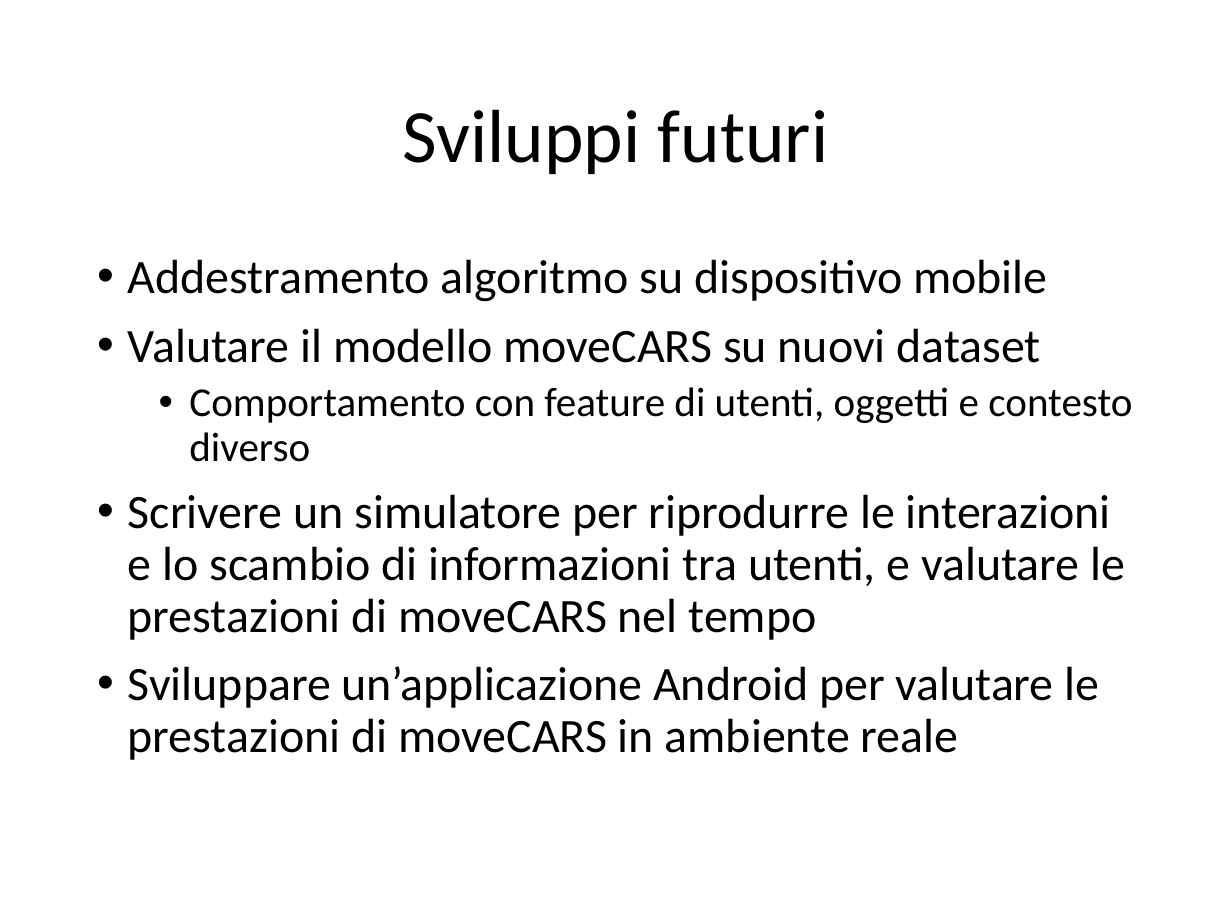
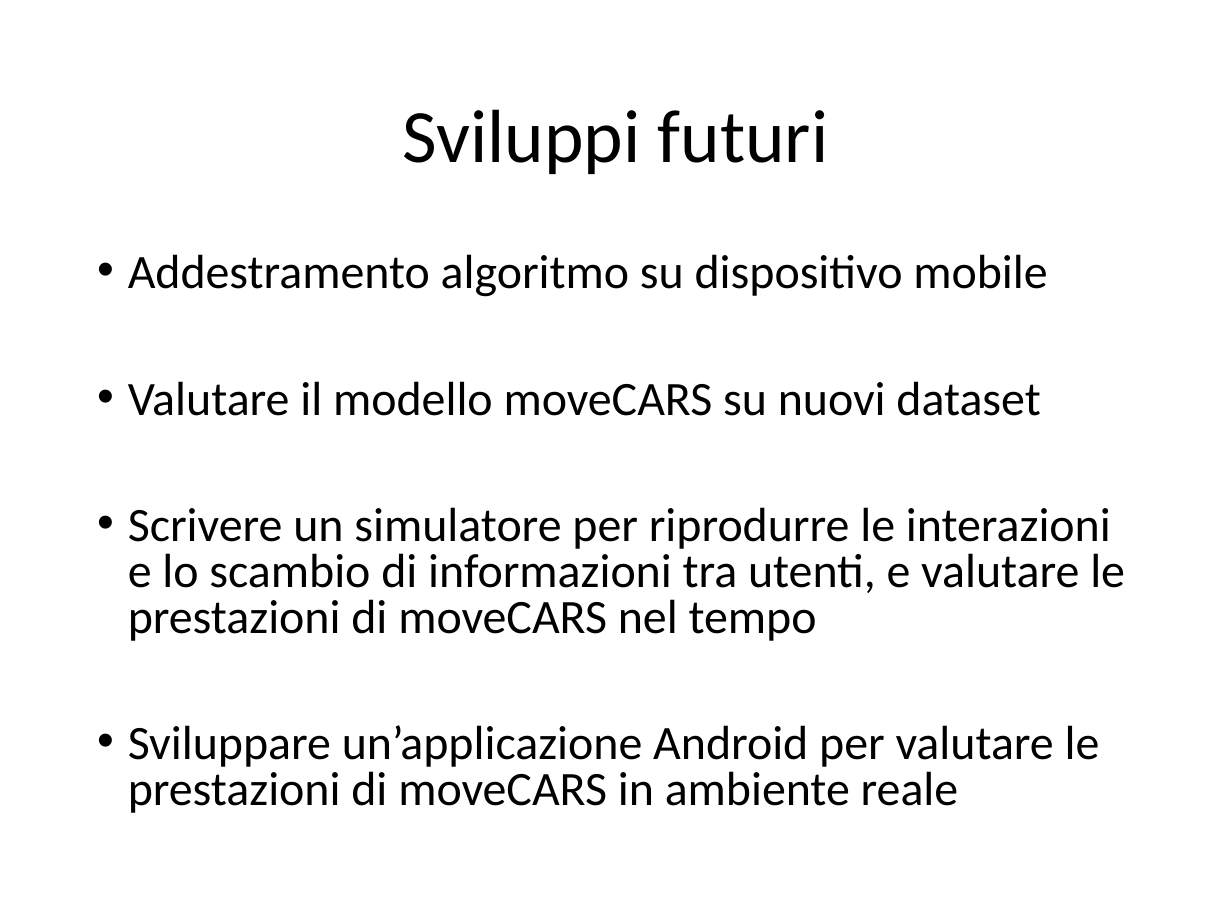
Before and after one commit to CriptHunter/tesi, a slide deck: slide 11 of presentazione/presentazione.pptx. Drawn at 1232x924 pixels with LibreOffice and Linux fonts; fonts in the diff are those of the drawing. Boxes give left, top, right and bottom in pixels: in the first picture for what was removed or moved away, otherwise in the second. Text is boxed around its words. In the diff, an @@ line names an element or a change of style, - is before the commit and + after.

```diff
--- a/presentazione/presentazione.pptx
+++ b/presentazione/presentazione.pptx
@@ text "Addestramento algoritmo su dispositivo mobile" at <box>128,254,1125,813</box>: line spacing 0.9 to 0.8 @@
@@ text at <box>189,387,1132,462</box>: paragraph removed @@
-  • Comportamento con feature di utenti, oggetti e contesto diverso
```
Also in this commit, not shown: 3 other slides changed.
